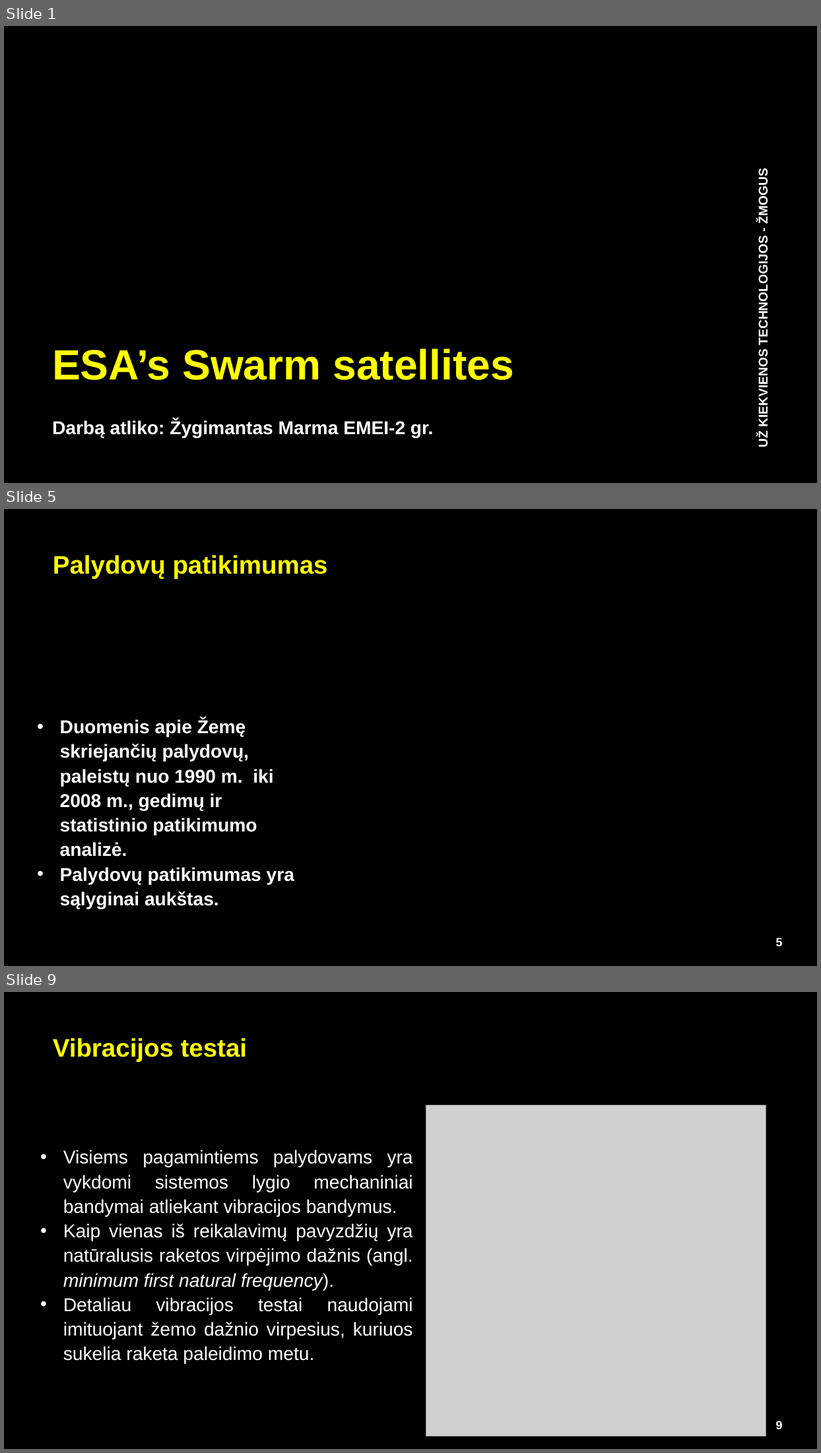
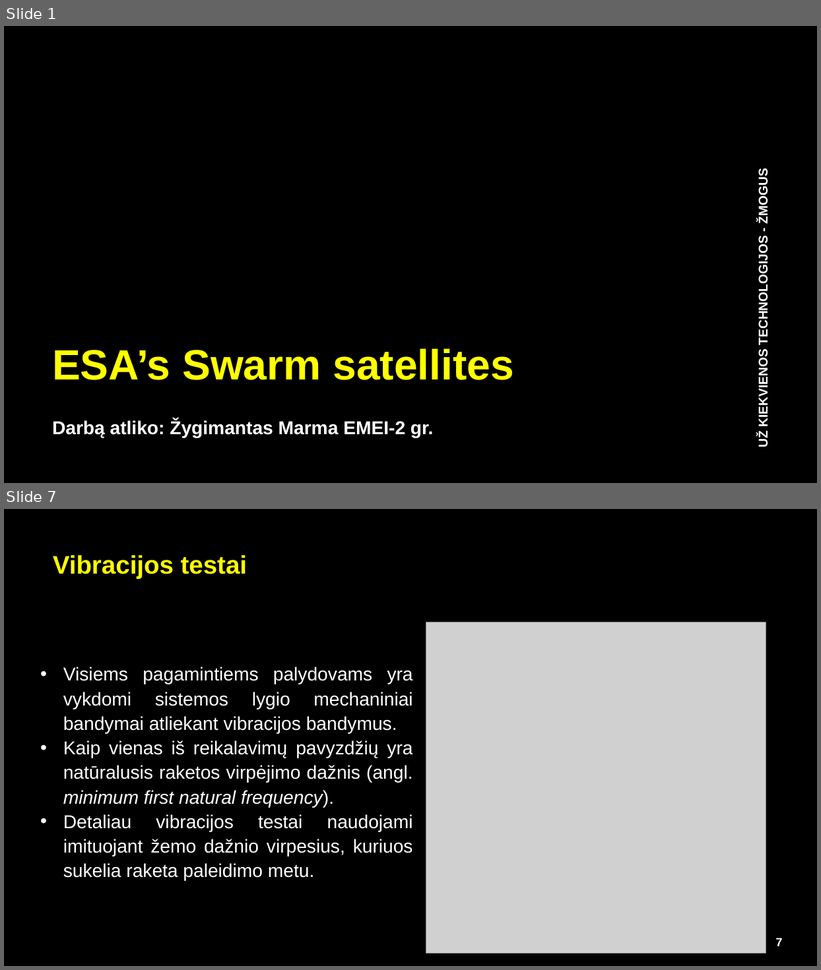
Before and after one commit to Double-Bonus/sem11-InovatyviosMatavimoSistemos, a slide deck: Indvidualus_darbas/esaSwarm_EEF.pptx. Shown one above the other, each under a label of ours: slides 1, 5 and 9 before the commit, slides 1 and 7 after it; the slides between them are not shown. The pictures are 821x1453 and 821x970 pixels, drawn with LibreOffice and Linux fonts; fonts in the diff are those of the drawing; grey boxes stand for pictures; background and template pictures are left out. Boxes give left, top, right and bottom in pixels: in the first picture for what was removed or moved away, otherwise in the second. Text is boxed around its words. In the diff, an @@ line names an element or a change of style, - is before the commit and + after.

```diff
--- a/Indvidualus_darbas/esaSwarm_EEF.pptx
+++ b/Indvidualus_darbas/esaSwarm_EEF.pptx
@@ slide 5 removed at (4, 509, 817, 966), background #000000; not listed: 1 template element that a slide beside it also shows @@
@@ text removed at (53, 555, 328, 579) @@
-Palydovų patikimumas
@@ text removed at (60, 719, 294, 910) @@
-• Duomenis apie Žemę skriejančių palydovų, paleistų nuo 1990 m. iki 2008 m., gedimų ir statistinio patikimumo analizė.
-• Palydovų patikimumas yra sąlyginai aukštas.
@@ what was slide 9 is now slide 7 @@
@@ page number at (776, 938, 783, 947): text changed @@
-9
+7
```
Also in this commit, not shown: 6 slides changed, 1 slide added, 6 other slides removed, 8 other files.
